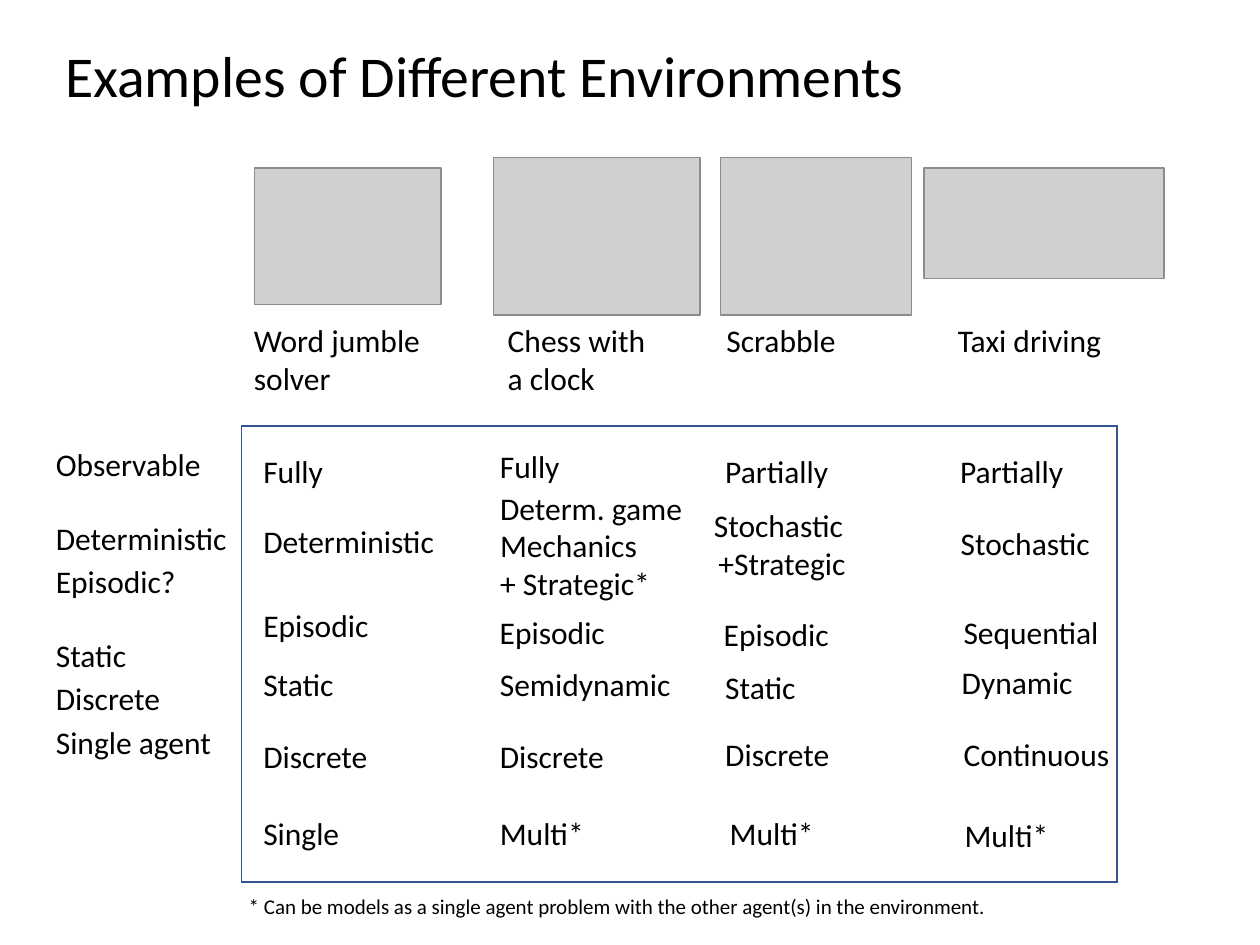
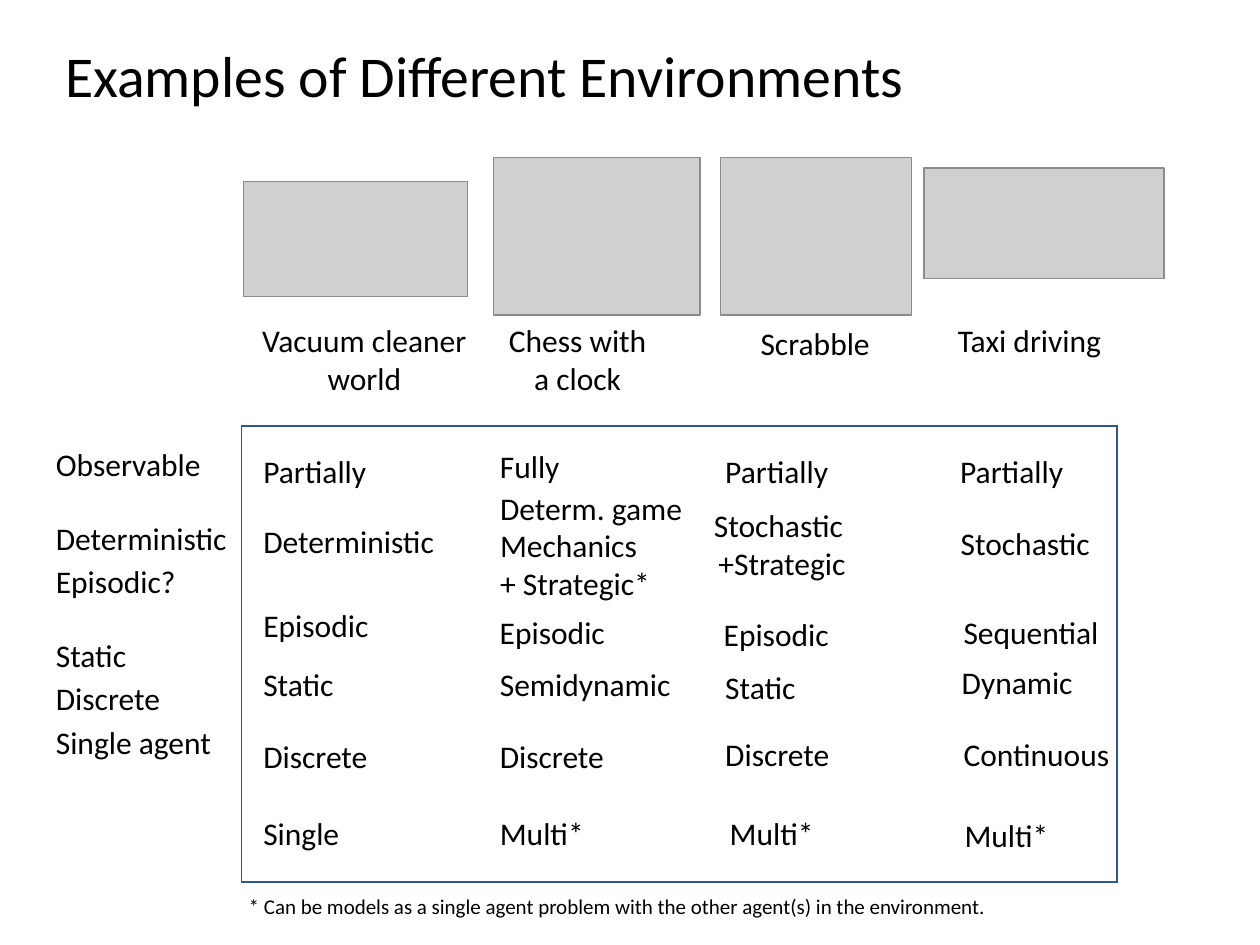
Before and after one commit to mhahsler/CS7320-AI, a slide deck: slide 18 of slides/02_agents.pptx. Drawn at 1260x945 pixels with LibreOffice and Linux fonts; fonts in the diff are those of the drawing; grey boxes stand for pictures. Boxes give left, top, right and bottom in pixels: in the first picture for what was removed or moved away, otherwise in the second. Text is boxed around its words. In the diff, an @@ line names an element or a change of style, - is before the commit and + after.

```diff
--- a/slides/02_agents.pptx
+++ b/slides/02_agents.pptx
@@ picture: place and size @@
-picture at [255,168,441,304]
+picture at [243,181,467,296]
@@ text "Chess with a clock" at [509,330,647,391]: alignment left to centre @@
@@ text "Scrabble": place and size @@
-text "Scrabble" at [726,330,835,353]
+text "Scrabble" at [761,333,870,356]
@@ text at [262,330,466,391]: text changed @@
-Word jumble
-solver
+Vacuum cleaner
+world
@@ text at [263,461,366,488]: text changed @@
-Fully
+Partially
```
Also in this commit, not shown: 3 other slides changed, 1 slide removed, 3 other files.
